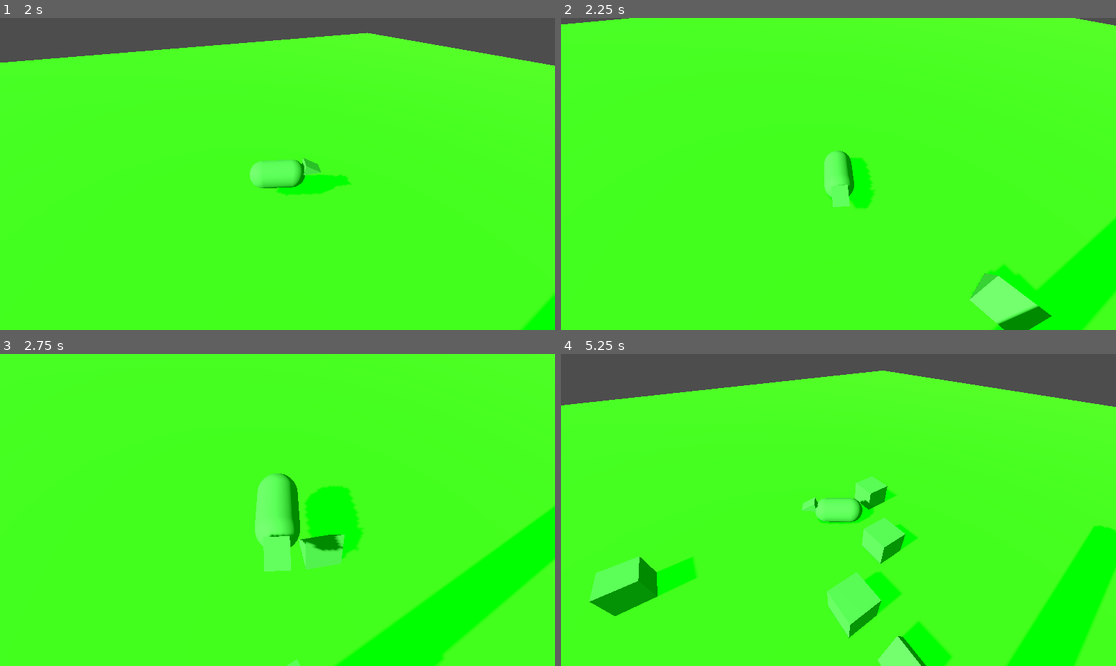
Above: before the commit, frames 1-4 (two rows, left to right).
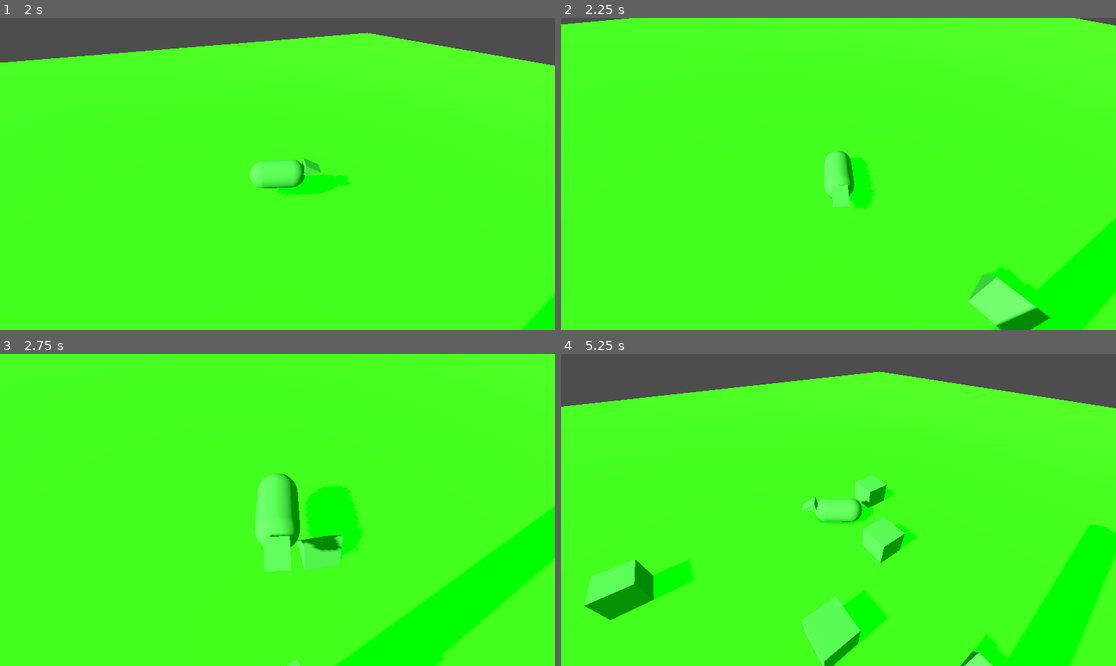
Above: after the commit, the same moments.

Repository: zepedaivanmx/rats
Game: Godot game, scene res://entities/mainMenu.tscn
The game is run twice, just before and just after one commit, with the same random seed, the same clock (stepped at 60 frames per second) and the same inputs.
Inputs:
- Up to frame 1 (2 s): click "Play" at 0.5 s; tap Enter (ui_accept) at 1.25, 1.52 s; hold Right (ui_right) from 1.28 s (still down)
- Up to frame 2 (2.25 s): release Right (ui_right) at 2.03 s; hold Down (ui_down) from 2.03 s (still down)
- Up to frame 3 (2.75 s): keep holding Down (ui_down); tap Enter (ui_accept) at 2.27 s
- Up to frame 4 (5.25 s): release Down (ui_down) at 2.78 s; hold Right (ui_right) 2.78-3.53 s; hold Up (ui_up) 3.53-4.28 s; tap Enter (ui_accept) at 3.77, 4.52 s; hold Left (ui_left) from 4.28 s (still down)

Frame 1 is identical in both runs. In frame 2, 0.3% of the frame differs, in the area x 73-89%, y 79-100%; in frame 3, 0.1%; in frame 4, 6.3%, in the area x 0-100%, y 5-100%.

Commit message:
Rata hondera

Diff:
--- a/entities/mainScene.tscn
+++ b/entities/mainScene.tscn
@@ -7,6 +7,7 @@
 [ext_resource type="PackedScene" uid="uid://bnl7aytrlj4jv" path="res://entities/forest_animal.tscn" id="5_benjh"]
 [ext_resource type="PackedScene" uid="uid://dqieggpnnvqof" path="res://entities/serpiente.tscn" id="6_4ppsf"]
 [ext_resource type="PackedScene" uid="uid://htkqfdtfsmm4" path="res://entities/mineral.tscn" id="7_a0ha3"]
+[ext_resource type="PackedScene" uid="uid://jopq1qxr0gc0" path="res://entities/rat_ally.tscn" id="8_a0ha3"]
 
 [sub_resource type="NavigationMesh" id="NavigationMesh_m0pfx"]
 vertices = PackedVector3Array(-39.5, 0.4161377, 0, -1, 0.4161377, 0, -1, 0.4161377, -0.75, 0, 0.4161377, -1, 0, 0.41613 …(245 unchanged characters)…
@@ -60,3 +61,5 @@
 [node name="serpiente" parent="." unique_id=391623062 instance=ExtResource("6_4ppsf")]
 
 [node name="mineral" parent="." unique_id=454837677 instance=ExtResource("7_a0ha3")]
+
+[node name="ratAlly" parent="." unique_id=623433813 instance=ExtResource("8_a0ha3")]
--- /dev/null
+++ b/entities/projectile.tscn
@@ -0,0 +1,21 @@
+[gd_scene format=3 uid="uid://ce3g5igmblp0n"]
+
+[ext_resource type="Script" uid="uid://bda45ug7qonma" path="res://scripts/projectile.gd" id="1_46mfb"]
+
+[sub_resource type="SphereShape3D" id="SphereShape3D_46mfb"]
+radius = 0.1
+
+[sub_resource type="SphereMesh" id="SphereMesh_5ycma"]
+radius = 0.1
+height = 0.1
+
+[node name="projectile" type="RigidBody3D" unique_id=475172096]
+
+[node name="RigidBody3D" type="RigidBody3D" parent="." unique_id=1770055252]
+script = ExtResource("1_46mfb")
+
+[node name="CollisionShape3D" type="CollisionShape3D" parent="RigidBody3D" unique_id=874362897]
+shape = SubResource("SphereShape3D_46mfb")
+
+[node name="MeshInstance3D" type="MeshInstance3D" parent="RigidBody3D" unique_id=271264521]
+mesh = SubResource("SphereMesh_5ycma")
--- /dev/null
+++ b/entities/rat_ally.tscn
@@ -0,0 +1,22 @@
+[gd_scene format=3 uid="uid://jopq1qxr0gc0"]
+
+[ext_resource type="Script" uid="uid://ycf7i7ab5bur" path="res://scripts/rat_ally.gd" id="1_a06rr"]
+[ext_resource type="PackedScene" uid="uid://ce3g5igmblp0n" path="res://entities/projectile.tscn" id="2_0i3jx"]
+
+[sub_resource type="CapsuleMesh" id="CapsuleMesh_vueys"]
+
+[sub_resource type="CapsuleShape3D" id="CapsuleShape3D_a06rr"]
+
+[node name="ratAlly" type="Node3D" unique_id=623433813]
+
+[node name="CharacterBody3D" type="CharacterBody3D" parent="." unique_id=56228134]
+script = ExtResource("1_a06rr")
+piedra_scene = ExtResource("2_0i3jx")
+
+[node name="MeshInstance3D" type="MeshInstance3D" parent="CharacterBody3D" unique_id=63551819]
+transform = Transform3D(1, 0, 0, 0, -0.028043808, 0.99960667, 0, -0.99960667, -0.028043808, 0, 0, 0)
+mesh = SubResource("CapsuleMesh_vueys")
+
+[node name="CollisionShape3D" type="CollisionShape3D" parent="CharacterBody3D" unique_id=442816600]
+transform = Transform3D(1, 0, 0, 0, 0.05582155, 0.99844074, 0, -0.99844074, 0.05582155, 0, 0, 0)
+shape = SubResource("CapsuleShape3D_a06rr")
--- /dev/null
+++ b/scripts/projectile.gd
@@ -0,0 +1,26 @@
+extends RigidBody3D
+
+var dano: float = 20.0
+var ya_hizo_dano: bool = false # Para evitar daño múltiple por rebotes
+
+func _ready() -> void:
+	# 1. Configuración obligatoria para que el RigidBody detecte colisiones
+	contact_monitor = true
+	max_contacts_reported = 1
+	body_entered.connect(_on_body_entered)
+
+	# 2. Destruir la piedra después de 20 segundos (dejándola en el campo mientras tanto)
+	var timer = get_tree().create_timer(20.0)
+	timer.timeout.connect(queue_free)
+
+func _on_body_entered(body: Node) -> void:
+	# Si choca con un enemigo y no ha hecho daño antes
+	if not ya_hizo_dano and body.is_in_group("enemy"):
+		if body.has_method("recibir_dano"):
+			body.recibir_dano(dano)
+			ya_hizo_dano = true # Marcamos que ya cumplió su función letal
+
+			# Opcional: Si quieres que empuje al enemigo un poco al chocar
+			if body.has_method("recibir_impacto"):
+				var direccion_empuje = linear_velocity.normalized() * 5.0
+				body.recibir_impacto(direccion_empuje)
--- /dev/null
+++ b/scripts/rat_ally.gd
@@ -0,0 +1,136 @@
+extends CharacterBody3D
+
+# --- ESTADOS DE LA RATA ---
+enum Estado { ESCONDIDA, YENDO_AL_JUGADOR, REGRESANDO }
+var estado_actual = Estado.ESCONDIDA
+
+@export var velocidad: float = 8.0
+@export var piedra_scene: PackedScene # Arrastra aquí tu piedra.tscn
+
+var arbol: Node3D
+var jugador: Node3D
+var timer_salida: Timer
+
+@onready var visual = $MeshInstance3D # Asegúrate de que el nombre coincida con tu nodo visual
+var gravedad: float = ProjectSettings.get_setting("physics/3d/default_gravity")
+
+func _ready() -> void:
+	visual.visible = false
+
+	# Buscar referencias clave usando los grupos de tu proyecto
+	await get_tree().physics_frame
+	arbol = get_tree().get_first_node_in_group("CentralTree")
+	jugador = get_tree().get_first_node_in_group("rats")
+
+	# Crear el temporizador por código para mantenerlo limpio
+	timer_salida = Timer.new()
+	timer_salida.wait_time = 10.0
+	timer_salida.one_shot = true
+	timer_salida.timeout.connect(_on_timer_timeout)
+	add_child(timer_salida)
+	timer_salida.start()
+
+func _physics_process(delta: float) -> void:
+	# Aplicar gravedad
+	if not is_on_floor():
+		velocity.y -= gravedad * delta
+
+	# Si está escondida, no se mueve
+	if estado_actual == Estado.ESCONDIDA:
+		return
+
+	if not is_instance_valid(jugador) or not is_instance_valid(arbol):
+		return
+
+	var objetivo_pos = Vector3.ZERO
+
+	# Lógica de Máquina de Estados
+	if estado_actual == Estado.YENDO_AL_JUGADOR:
+		objetivo_pos = jugador.global_position
+
+		# MEDIR DISTANCIA PLANA (Ignorando la altura Y)
+		var mi_pos_2d = Vector2(global_position.x, global_position.z)
+		var obj_pos_2d = Vector2(objetivo_pos.x, objetivo_pos.z)
+		var distancia_plana = mi_pos_2d.distance_to(obj_pos_2d)
+
+		# Si llega a ~2.5 metros horizontales del jugador
+		if distancia_plana <= 7:
+			disparar()
+			estado_actual = Estado.REGRESANDO
+			return
+
+	elif estado_actual == Estado.REGRESANDO:
+		objetivo_pos = arbol.global_position
+
+		# MEDIR DISTANCIA PLANA (Ignorando la altura Y)
+		var mi_pos_2d = Vector2(global_position.x, global_position.z)
+		var obj_pos_2d = Vector2(objetivo_pos.x, objetivo_pos.z)
+		var distancia_plana = mi_pos_2d.distance_to(obj_pos_2d)
+
+		# Si llega a ~1.5 metros horizontales del árbol
+		if distancia_plana <= 1.5:
+			llegar_a_madriguera()
+			return
+
+	# Movimiento hacia el objetivo
+	var direccion = global_position.direction_to(objetivo_pos)
+	direccion.y = 0 # Ignorar la altura para no volar
+
+	velocity.x = direccion.x * velocidad
+	velocity.z = direccion.z * velocidad
+
+	move_and_slide()
+
+func _on_timer_timeout() -> void:
+	if not is_instance_valid(arbol): return
+
+	# Aparecer a ~1.5 metros del árbol en una dirección aleatoria
+	var direccion_salida = Vector3(randf_range(-1, 1), 0, randf_range(-1, 1)).normalized()
+	global_position = arbol.global_position + (direccion_salida * 1.5)
+
+	visual.visible = true
+	estado_actual = Estado.YENDO_AL_JUGADOR
+
+func disparar() -> void:
+	# Buscar a quién dispararle
+	var enemigos = get_tree().get_nodes_in_group("enemy")
+	var enemigo_cercano = null
+	var distancia_minima = INF
+
+	# Usar distancia plana también para buscar al enemigo
+	var mi_pos_2d = Vector2(global_position.x, global_position.z)
+
+	for enemigo in enemigos:
+		var enemigo_pos_2d = Vector2(enemigo.global_position.x, enemigo.global_position.z)
+		var distancia = mi_pos_2d.distance_to(enemigo_pos_2d)
+		if distancia < distancia_minima:
+			distancia_minima = distancia
+			enemigo_cercano = enemigo
+
+	# Instanciar y lanzar el proyectil físico SI hay un enemigo y SI hay piedra
+	if enemigo_cercano and piedra_scene:
+		var piedra = piedra_scene.instantiate()
+
+		# Añadirlo al nodo padre general para que su física sea independiente
+		get_parent().add_child(piedra)
+
+		# Elevar la piedra un poco al instanciarla para que no choque con el suelo
+		piedra.global_position = global_position + Vector3(0, 0.8, 0)
+
+		# -- CALCULAR EL LANZAMIENTO PARABÓLICO --
+		var direccion = piedra.global_position.direction_to(enemigo_cercano.global_position)
+		var distancia_al_objetivo = piedra.global_position.distance_to(enemigo_cercano.global_position)
+
+		var fuerza_horizontal = direccion * (distancia_al_objetivo * 2.0)
+		var fuerza_vertical = Vector3(0, distancia_al_objetivo * 1.5, 0)
+		var impulso_final = fuerza_horizontal + fuerza_vertical
+
+		piedra.apply_central_impulse(impulso_final)
+	else:
+		# Si no hay enemigos cerca, imprimimos en consola pero dejamos que la rata regrese
+		print("La rata aliada salió pero no encontró enemigos cerca.")
+
+func llegar_a_madriguera() -> void:
+	visual.visible = false
+	estado_actual = Estado.ESCONDIDA
+	timer_salida.start() # Iniciar el ciclo de nuevo
Not shown, added: scripts/projectile.gd.uid
Not shown, added: scripts/rat_ally.gd.uid
